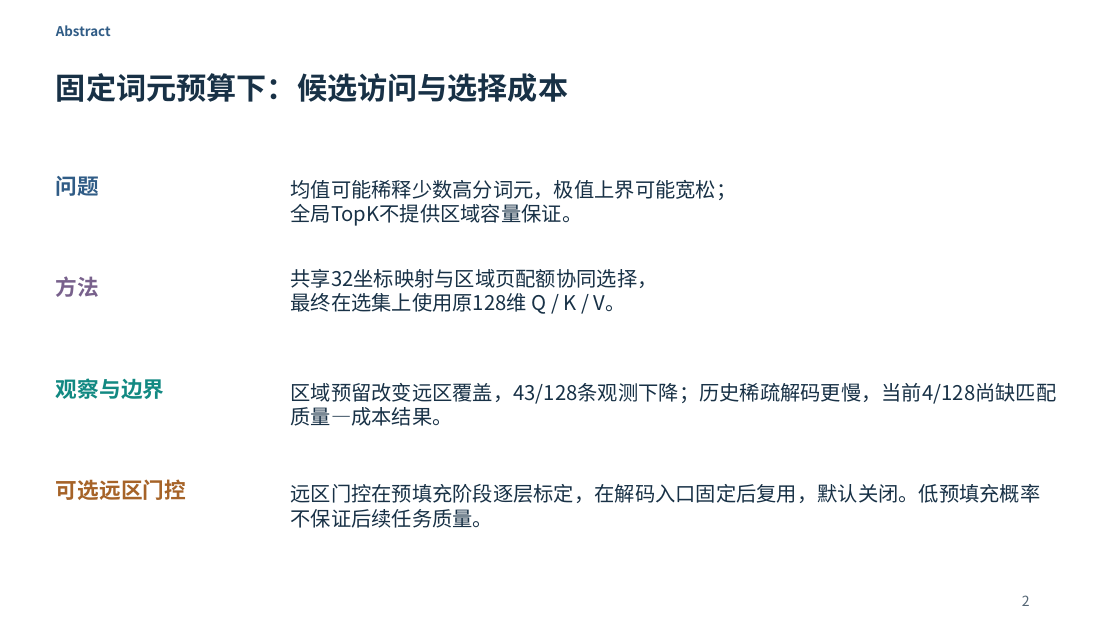
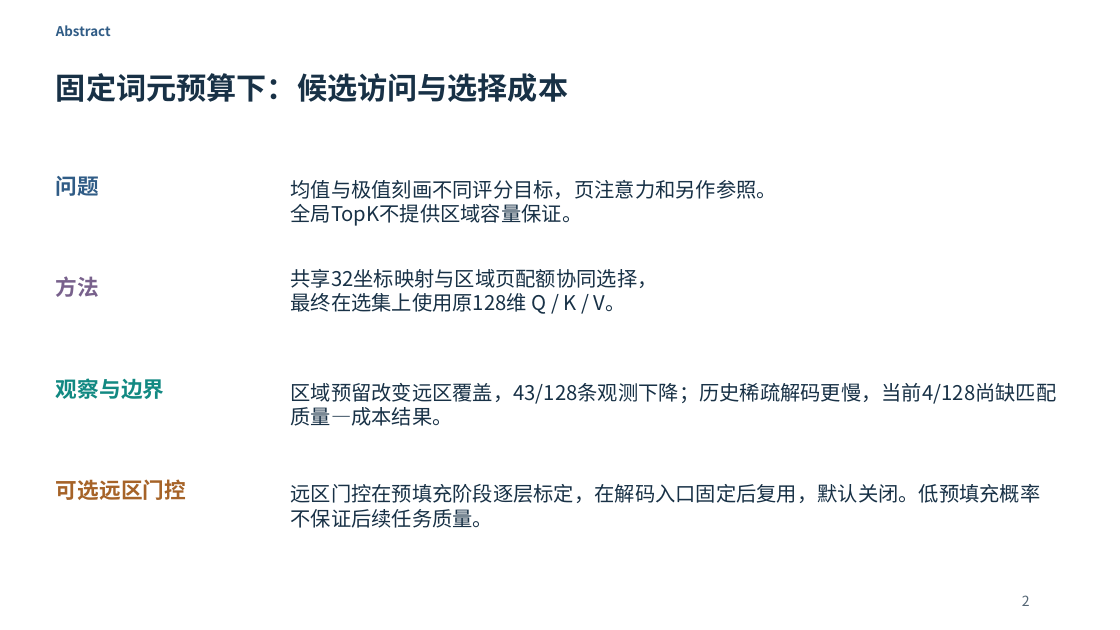
Before and after one commit to Chosen-David/two-level-attention, a slide deck: slide 2 of agent_doc/advice/dac_manuscript/presentation/TwoLevel_UserEdited_20261014.pptx. Drawn at 1120x630 pixels with LibreOffice and Linux fonts; fonts in the diff are those of the drawing. Boxes give left, top, right and bottom in pixels: in the first picture for what was removed or moved away, otherwise in the second. Text is boxed around its words. In the diff, an @@ line names an element or a change of style, - is before the commit and + after.

```diff
--- a/agent_doc/advice/dac_manuscript/presentation/TwoLevel_UserEdited_20261014.pptx
+++ b/agent_doc/advice/dac_manuscript/presentation/TwoLevel_UserEdited_20261014.pptx
@@ text at (290, 180, 776, 226): text changed @@
-均值可能稀释少数高分词元，极值上界可能宽松；
-全局TopK不提供区域容量保证。
+均值与极值刻画不同评分目标，页注意力和另作参照。
+全局TopK不提供区域容量保证。
```
Also in this commit, not shown: 4 other slides changed, 26 other files.
